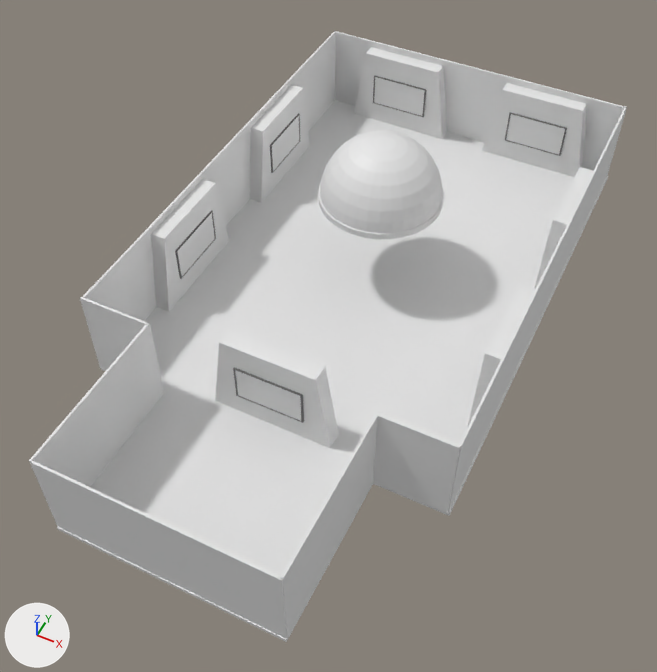
The Blender file Assets/Models/Hall.blend: old version first, new version second.
Rendered twice from a 50 mm camera at (31.6, -66.7, 79.4) aimed at (1.0, -5.6, 3.0). Every picture has the same lights, and +X, +Y and +Z are marked at lower left.

Names of what the first picture shows: 'Base', 'Cube.001', 'Cube.002', 'Cube.003', 'Cube.005', 'Cube.007', 'Cube.008', 'Cube.009', 'Floor', 'PrjectorWall', 'PrjectorWall.001', 'PrjectorWall.002', 'PrjectorWall.003', 'PrjectorWall.004', 'PrjectorWall.007', 'PrjectorWall.008', 'Projector.006', 'Projector.007', 'Sphere'.
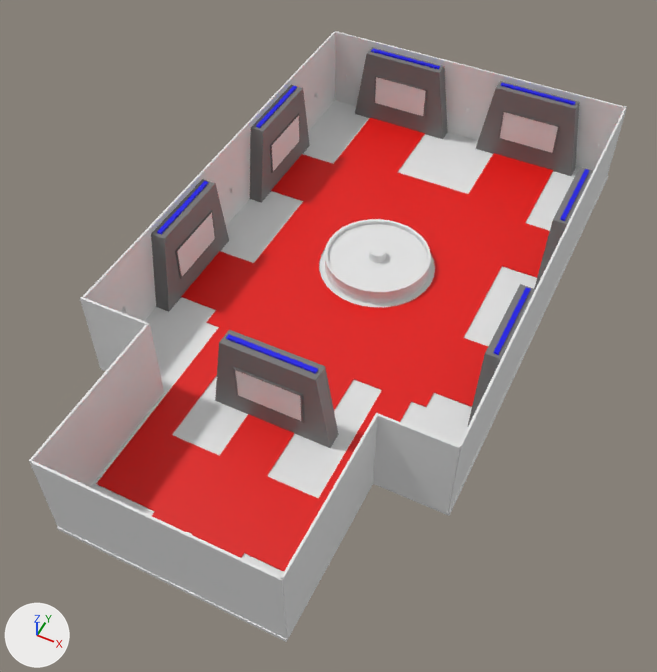
Commit message: Improved Hall (Blender)

Pixel boxes [x1, y1, x2, y2] of what changed, in the pictures (657 x 672 px):
'Carpet', added (red)
    after: [96, 118, 553, 571]
'Sphere', hidden
    before: [320, 130, 442, 233]
'Fountain', added
    after: [325, 219, 431, 304]
'PrjectorWall.003', reshaped, moved
    before: [482, 83, 587, 177]
    after: [475, 81, 580, 176]
'PrjectorWall.004', reshaped, moved
    before: [354, 47, 447, 139]
    after: [355, 47, 448, 139]
'Projector.006', moved
    before: [505, 112, 567, 156]
    after: [498, 111, 560, 154]
'Projector.007', moved
    before: [373, 75, 426, 117]
    after: [374, 76, 427, 118]
'Base', hidden
    before: [318, 182, 444, 239]
'Lamp', added
    after: [122, 307, 127, 312]
'Lamp.001', added
    after: [229, 188, 233, 193]
part 1 of me_cube_012, added (blue)
    after: [157, 49, 589, 374]
part 2 of me_cube_012, recoloured
    both: [151, 47, 593, 448]
'Floor', unchanged, covered by the edit
    both: [57, 100, 608, 642]

Patch to the scene script:
```diff
--- a/Assets/Models/Hall.blend.py
+++ b/Assets/Models/Hall.blend.py
@@ mat_projectorbase @@
+mat_projectorbase = principled_material('ProjectorBase')
+mat_projectorbase.base_color = (0.184, 0.184, 0.184)  # grey #777777
@@ me_cube_012 @@
-me_cube_012.from_pydata(...)  # 8 vertices, 6 faces; spans x -7.09..7.09, y -1.0..1.0, z -5.34..5.34
+me_cube_012.from_pydata(...)  # 16 vertices, 12 faces; spans x -7.09..7.09, y -1.0..1.0, z -5.34..5.55
+# me_cube_012 part 1: a new loose piece, a box spanning x -5.08..5.08, y -0.26..0.27, z 5.28..5.55, in mat_projectorlight (blue #0a00e7)
+# me_cube_012 part 2: 6 faces spanning x -7.09..7.09, y -1.0..1.0, z -5.34..5.34 switch from no material to mat_projectorbase (grey #777777)
+me_cube_012.materials.append(mat_projectorlight)  # blue #0a00e7
@@ ob_base @@
 ob_base.scale = (7.26, 7.26, 0.381)
+ob_base.hide_set(True)  # its collection is switched off
@@ ob_sphere @@
 ob_sphere.scale = (7.07, 7.07, 7.07)
+ob_sphere.hide_set(True)  # its collection is switched off
@@ ob_prjectorwall_003 @@
 ob_prjectorwall_003 = bpy.data.objects.new('PrjectorWall.003', me_cube_012)
-ob_prjectorwall_003.location = (10.5, 39.5, 5.0)
+ob_prjectorwall_003.location = (9.6, 39.5, 5.0)
 ob_prjectorwall_003.rotation_euler = (0.0, 0.0, -3.142)  # degrees (0, 0, -180)
@@ ob_prjectorwall_004 @@
 ob_prjectorwall_004 = bpy.data.objects.new('PrjectorWall.004', me_cube_012)
-ob_prjectorwall_004.location = (-9.7, 39.5, 5.0)
+ob_prjectorwall_004.location = (-9.5, 39.5, 5.0)
 ob_prjectorwall_004.rotation_euler = (0.0, 0.0, -3.142)  # degrees (0, 0, -180)
@@ ob_projector_006 @@
 ob_projector_006 = bpy.data.objects.new('Projector.006', me_cube_013)
-ob_projector_006.location = (10.5, 38.4, 5.0)
+ob_projector_006.location = (9.6, 38.4, 5.0)
 ob_projector_006.rotation_euler = (0.0, 0.0, -3.142)  # degrees (0, 0, -180)
@@ ob_projector_007 @@
 ob_projector_007 = bpy.data.objects.new('Projector.007', me_cube_013)
-ob_projector_007.location = (-9.7, 38.4, 5.0)
+ob_projector_007.location = (-9.5, 38.4, 5.0)
 ob_projector_007.rotation_euler = (0.0, 0.0, -3.142)  # degrees (0, 0, -180)
@@ ob_fountain @@
+ob_fountain = bpy.data.objects.new('Fountain', me_cylinder_003)  # 640 vertices, 610 faces; spans x -1.0..1.0, y -1.0..1.0, z -1.0..1.54
+ob_fountain.location = (0.0, 10.1, 0.9)
+ob_fountain.scale = (6.59, 6.59, 1.09)
@@ ob_lamp_007 @@
+ob_lamp_007 = bpy.data.objects.new('Lamp.007', me_cube)  # 264 vertices, 202 faces; spans x -0.063..0.339, y -0.201..0.201, z -0.309..0.309; in mat_lampbase (white #e7e7e7), mat_lamplight (white #e7e7e7)
+ob_lamp_007.location = (0.0, 40.3, 4.6)
+ob_lamp_007.rotation_euler = (0.0, 0.0, 4.712)  # degrees (0, 0, 270)
@@ ob_lamp_002 @@
+ob_lamp_002 = bpy.data.objects.new('Lamp.002', me_cube)  # 264 vertices, 202 faces; spans x -0.063..0.339, y -0.201..0.201, z -0.309..0.309; in mat_lampbase (white #e7e7e7), mat_lamplight (white #e7e7e7)
+ob_lamp_002.location = (-20.8, 33.9, 4.6)
@@ ob_lamp_001 @@
+ob_lamp_001 = bpy.data.objects.new('Lamp.001', me_cube)  # 264 vertices, 202 faces; spans x -0.063..0.339, y -0.201..0.201, z -0.309..0.309; in mat_lampbase (white #e7e7e7), mat_lamplight (white #e7e7e7)
+ob_lamp_001.location = (-20.8, 10.0, 4.6)
@@ ob_lamp @@
+ob_lamp = bpy.data.objects.new('Lamp', me_cube)  # 264 vertices, 202 faces; spans x -0.063..0.339, y -0.201..0.201, z -0.309..0.309; in mat_lampbase (white #e7e7e7), mat_lamplight (white #e7e7e7)
+ob_lamp.location = (-20.8, -13.6, 4.6)
@@ ob_carpet @@
+ob_carpet = bpy.data.objects.new('Carpet', me_plane)  # 1128 vertices, 1064 faces; spans x -1.36..1.36, y -2.64..1.57, z -0.02..-0.01; in mat_carpet (red #e70700)
+ob_carpet.location = (0.0, 10.3, 0.2)
+ob_carpet.scale = (14.0, 18.0, 11.7)
```
